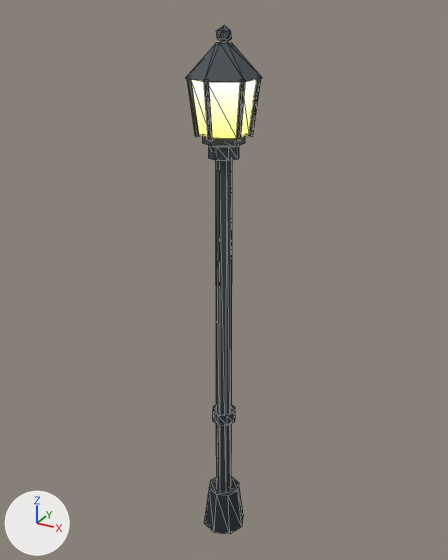
Renders of the glTF model modelos/parque/piezas/farol.glb from each side of a commit.
One viewpoint serves both versions: a 50 mm camera at (1.7, -3.08, 3.48) aimed at (-0.04, 0.08, 1.9). The lights are fixed; the arrows at lower left show +X, +Y and +Z. The older version comes first. Mesh edges are drawn as thin lines.

Script lines for the objects in view, before the commit:
```python
me_farol = bpy.data.meshes.new('farol')
me_farol.from_pydata(...)  # 160 vertices, 264 faces; spans x -0.18..0.18, y -0.21..0.21, z 0.0..3.39
me_farol.materials.append(mat_parque)
ob_farol = bpy.data.objects.new('farol', me_farol)
ob_farol.location = (0.0, 0.0, 0.0)
```
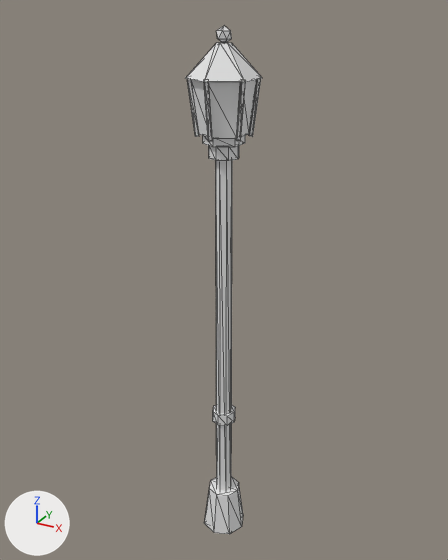
What changed in the scene script:
```text
Change me_farol:
    where me_farol.from_pydata(...)  # 160 vertices, 264 faces; spans x -0.18..0.18, y -0.21..0.21, z 0.0..3.39
    remove me_farol.materials.append(mat_parque)
```

Changed parts and their boxes (x1, y1, x2, y2) in the pictures (448 x 560 px):
'farol', recoloured (grey to white)
    both: (185, 26, 262, 534)
